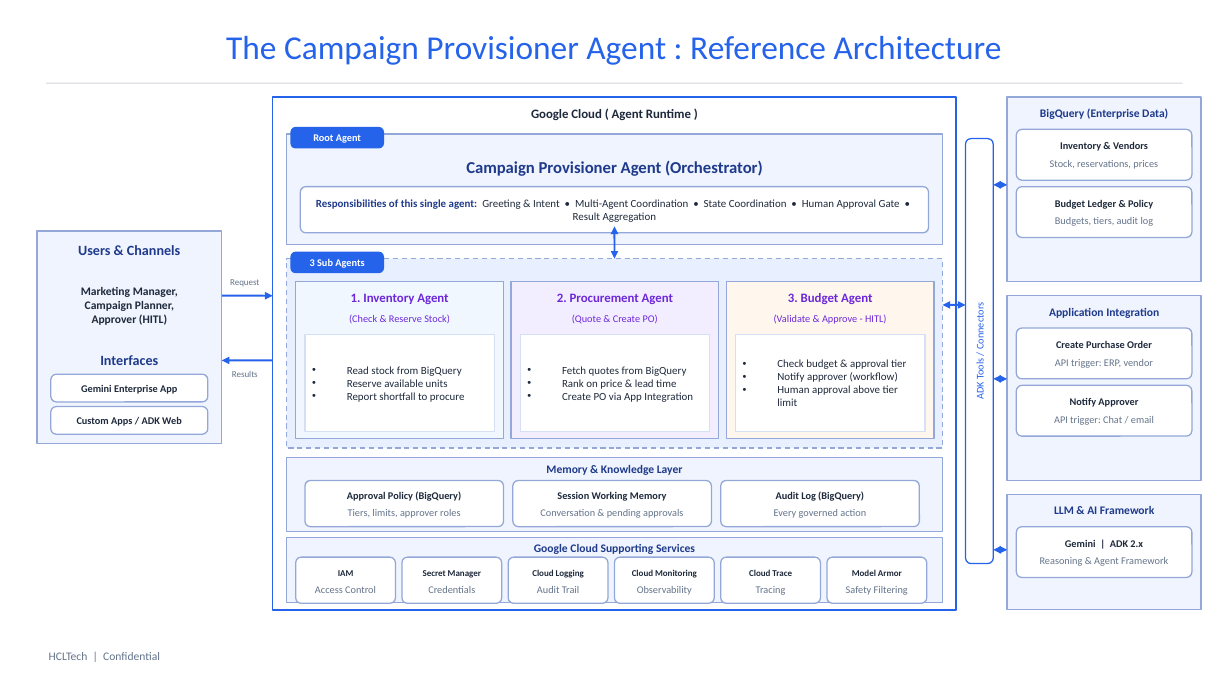
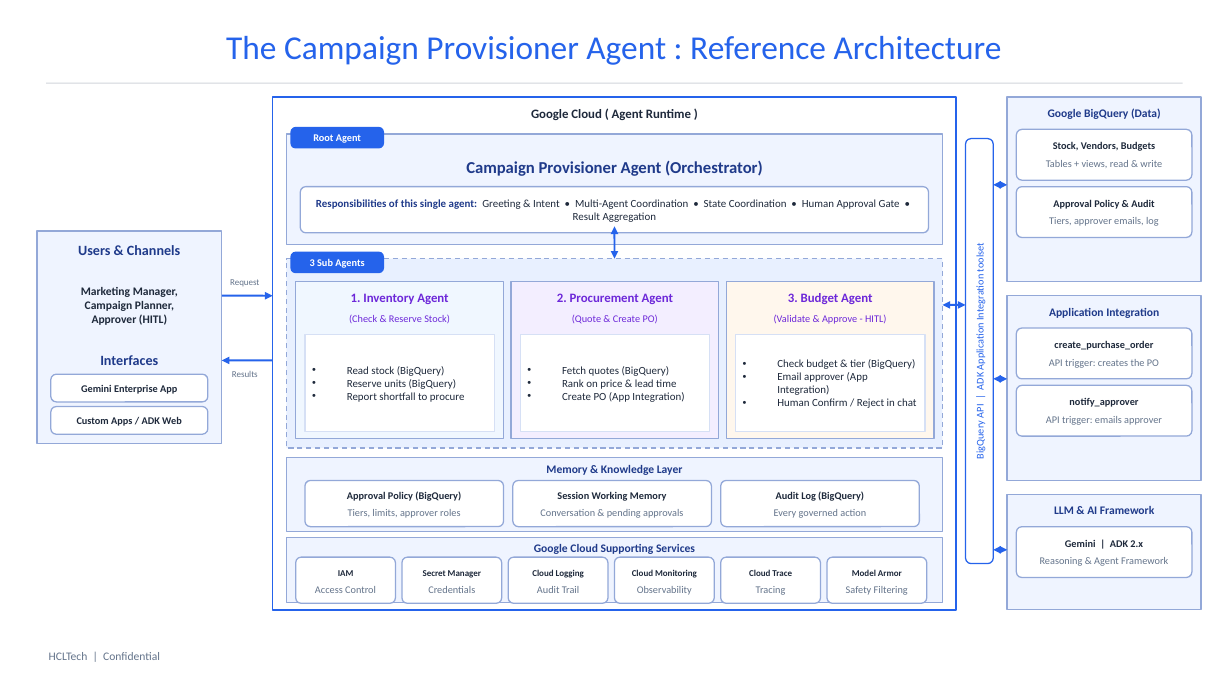
Before and after one commit to DasBalvinderDas/market-campaign-agent, a slide deck: slide 3 of docs/Campaign_Provisioner_Management_Deck.pptx. Drawn at 1232x693 pixels with LibreOffice and Linux fonts; fonts in the diff are those of the drawing. Boxes give left, top, right and bottom in pixels: in the first picture for what was removed or moved away, otherwise in the second. Text is boxed around its words. In the diff, an @@ line names an element or a change of style, - is before the commit and + after.

```diff
--- a/docs/Campaign_Provisioner_Management_Deck.pptx
+++ b/docs/Campaign_Provisioner_Management_Deck.pptx
@@ text at box(1048, 108, 1161, 119): text changed @@
-BigQuery (Enterprise Data)
+Google BigQuery (Data)
@@ text at box(1053, 141, 1155, 151): text changed @@
-Inventory & Vendors
+Stock, Vendors, Budgets
@@ text at box(1046, 160, 1162, 168): text changed @@
-Stock, reservations, prices
+Tables + views, read & write
@@ text at box(1053, 199, 1154, 209): text changed @@
-Budget Ledger & Policy
+Approval Policy & Audit
@@ text at box(1049, 217, 1159, 226): text changed @@
-Budgets, tiers, audit log
+Tiers, approver emails, log
@@ text at box(974, 245, 987, 459): text changed @@
-ADK Tools / Connectors
+BigQuery API | ADK Application Integration toolset
@@ text at box(777, 359, 916, 408): text changed @@
-• Check budget & approval tier
-• Notify approver (workflow)
-• Human approval above tier limit
+• Check budget & tier (BigQuery)
+• Email approver (App Integration)
+• Human Confirm / Reject in chat
@@ text at box(1049, 359, 1159, 368): text changed @@
-API trigger: ERP, vendor
+API trigger: creates the PO
@@ text at box(1054, 340, 1153, 350): text changed @@
-Create Purchase Order
+create_purchase_order
@@ text at box(347, 366, 457, 389): text changed @@
-• Read stock from BigQuery
-• Reserve available units
+• Read stock (BigQuery)
+• Reserve units (BigQuery)
@@ text at box(562, 366, 670, 376): text changed @@
-• Fetch quotes from BigQuery
+• Fetch quotes (BigQuery)
@@ text at box(562, 392, 684, 402): text changed @@
-• Create PO via App Integration
+• Create PO (App Integration)
@@ text at box(1046, 416, 1162, 425): text changed @@
-API trigger: Chat / email
+API trigger: emails approver
@@ text at box(1069, 398, 1138, 407): text changed @@
-Notify Approver
+notify_approver
```
Also in this commit, not shown: 1 other slide changed, 5 other files.
